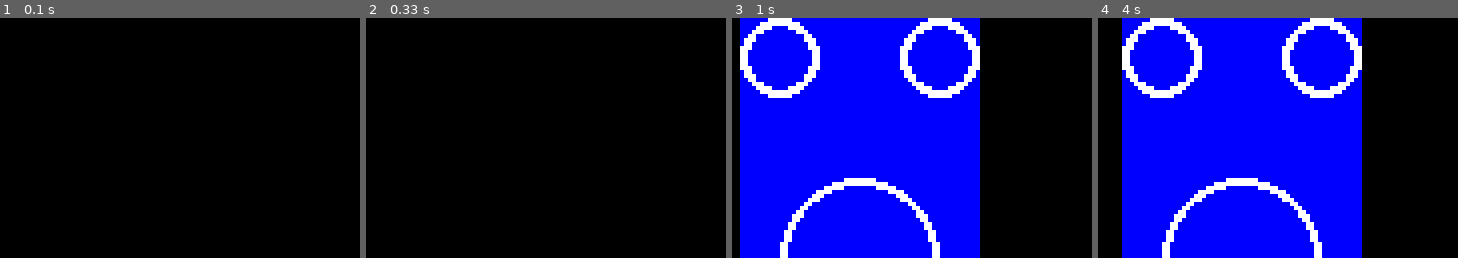
Above: before the commit, frames 1-4 (left to right).
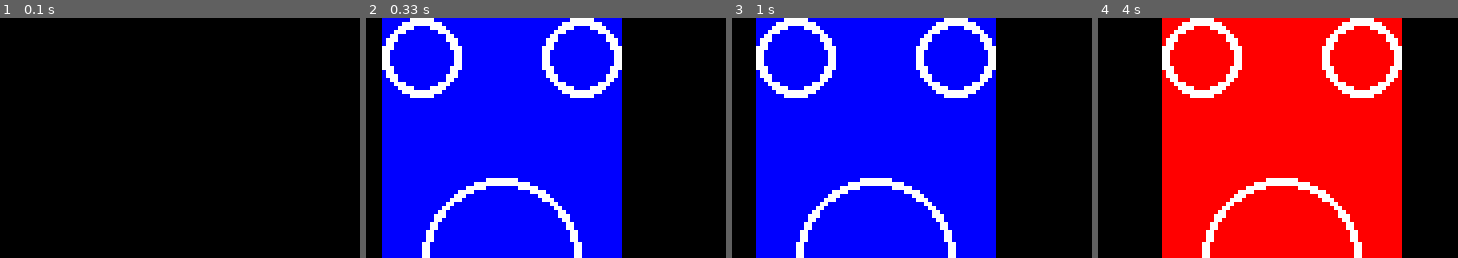
Above: after the commit, the same moments.

Repository: sjbrown/writing_games_tutorial
Game: pygame game, started from book_chapter3.example01.py
Same seed, same stepped clock (60 frames per second), same inputs: the game is played once before the commit and once after it.
Inputs (mouse positions are in pixels of both pictures, inside the frame that each line leads up to):
- Up to frame 1 (0.1 s): no input
- Up to frame 2 (0.33 s): no input
- Up to frame 3 (1 s): click (outside the picture) at 0.97 s
- Up to frame 4 (4 s): click (1281, 138) at 3.27 s

Frame 1 is identical in both runs. In frame 2, 67% of the frame differs, in the area x 4-72%, y 0-100%; in frame 3, 19%; in frame 4, 77%, in the area x 6-85%, y 0-100%.

Commit message:
split ch1 into 2 separate chapters, networking should be in ch3

Diff:
--- a/book_chapter1.txt
+++ b/book_chapter1.txt
@@ -377,61 +377,3 @@
 Model code "cleaner" by decoupling it from the view and the controller, and
 I contend, more readable code.
 ]
-
-Ok, now lets look at what will happen when we add some networking code.
-We're writing a multiplayer game after all.
-
-Imagine this was a 2-player game, opponents are connected to each other over
-the internet, and when your opponent has a higher score than you, it makes
-your monkey move faster.
-
-It might look something like this:
-
-----
-
-def handle_events(clock):
-    monkeys = []
-    for sprite in sprites:
-        if isinstance(sprite, Monkey):
-            monkeys.append(sprite)
-
-    for event in pygame.event.get():
-        if event.type == c.QUIT:
-            return False
-        elif event.type == c.MOUSEBUTTONDOWN:
-            for monkey in monkeys:
-                monkey.attempt_punch(event.pos)
-
-    opponentScore = get_opponent_score()
-    difference = opponentScore - score
-    if difference > 0:
-        multiplier = 1.0 + difference/10.0
-    else:
-        multiplier = 1.0
-    for monkey in monkeys:
-        monkey.adjust_speed(multiplier)
-
-    clock.tick(60) # aim for 60 frames per second
-    for sprite in sprites:
-        sprite.update()
-
-    return True
-
-----
-
-This won't work.  An important fact to understand about sending and receiving
-information over the network is that the network is slow. (Even "high speed"
-networks still experience latency) Our screen won't be
-redrawn every 1/60th of a second if it takes get_opponent_score() 2 seconds to
-make a connection and pull down an integer from a remote host.
-
-As proof, try to run this example with the networking functions simulated by
-a sleep() of between 0 and 1 seconds.
-
-----
-----
-
-As you can see, the monkey randomly jerks his way across the screen.  Bad monkey.
-
-What do we do about these two opposing needs?  The display needs to be updated
-many times per second, but networking calls can take seconds to return.
--- a/book_chapter1.example02.py
+++ b/book_chapter3.example01.py
@@ -17,6 +17,7 @@
 class Monkey(pygame.sprite.Sprite):
     def __init__(self):
         self.stunTimeout = None
+        self.origVelocity = 2
         self.velocity = 2
         super(Monkey, self).__init__()
         self.image = pygame.Surface((60,60))
@@ -44,6 +45,12 @@
             score += 1
             self.render(red)
 
+    def adjust_speed(self, multiplier):
+        if self.velocity > 0:
+            self.velocity = multiplier * self.origVelocity
+        if self.velocity < 0:
+            self.velocity = multiplier * -self.origVelocity
+
     def update(self):
         if self.stunTimeout:
             # If stunned, the monkey doesn't move
@@ -54,10 +61,9 @@
             # Move the monkey
             self.rect.x += self.velocity
             # Don't let the monkey run past the edge of the viewable area
-            if self.rect.right > screenDimensions.right:
-                self.velocity = -2
-            elif self.rect.left < screenDimensions.left:
-                self.velocity = 2
+            if (self.rect.right > screenDimensions.right or
+                self.rect.left < screenDimensions.left):
+                self.velocity = -self.velocity
 
 
 def init():
@@ -70,30 +76,35 @@
 
     return (clock, displayImg)
 
-def network_get_events():
+def get_opponent_score():
     time.sleep(random.random())
-    return []
-
-def network_send_events():
-    time.sleep(random.random())
+    return score # just for pretend
 
 def handle_events(clock):
+    monkeys = []
+    for sprite in sprites:
+        if isinstance(sprite, Monkey):
+            monkeys.append(sprite)
+
     for event in pygame.event.get():
         if event.type == c.QUIT:
             return False
         elif event.type == c.MOUSEBUTTONDOWN:
-            for sprite in sprites:
-                if isinstance(sprite, Monkey):
-                    sprite.attempt_punch(event.pos)
+            for monkey in monkeys:
+                monkey.attempt_punch(event.pos)
 
-    for event in network_get_events():
-        pass # TODO: actually do something here
+    opponentScore = get_opponent_score()
+    difference = opponentScore - score
+    if difference > 0:
+        multiplier = 1.0 + difference/10.0
+    else:
+        multiplier = 1.0
+    for monkey in monkeys:
+        monkey.adjust_speed(multiplier)
 
     clock.tick(60) # aim for 60 frames per second
     for sprite in sprites:
         sprite.update()
-
-    network_send_events()
 
     return True
 
--- /dev/null
+++ b/book_chapter3.txt
@@ -0,0 +1,57 @@
+Ok, now lets look at what will happen when we add some networking code.
+We're writing a multiplayer game after all.
+
+Imagine this was a 2-player game, opponents are connected to each other over
+the internet, and when your opponent has a higher score than you, it makes
+your monkey move faster.
+
+It might look something like this:
+
+----
+
+def handle_events(clock):
+    monkeys = []
+    for sprite in sprites:
+        if isinstance(sprite, Monkey):
+            monkeys.append(sprite)
+
+    for event in pygame.event.get():
+        if event.type == c.QUIT:
+            return False
+        elif event.type == c.MOUSEBUTTONDOWN:
+            for monkey in monkeys:
+                monkey.attempt_punch(event.pos)
+
+    opponentScore = get_opponent_score()
+    difference = opponentScore - score
+    if difference > 0:
+        multiplier = 1.0 + difference/10.0
+    else:
+        multiplier = 1.0
+    for monkey in monkeys:
+        monkey.adjust_speed(multiplier)
+
+    clock.tick(60) # aim for 60 frames per second
+    for sprite in sprites:
+        sprite.update()
+
+    return True
+
+----
+
+This won't work.  An important fact to understand about sending and receiving
+information over the network is that the network is slow. (Even "high speed"
+networks still experience latency) Our screen won't be
+redrawn every 1/60th of a second if it takes get_opponent_score() 2 seconds to
+make a connection and pull down an integer from a remote host.
+
+As proof, try to run this example with the networking functions simulated by
+a sleep() of between 0 and 1 seconds.
+
+----
+----
+
+As you can see, the monkey randomly jerks his way across the screen.  Bad monkey.
+
+What do we do about these two opposing needs?  The display needs to be updated
+many times per second, but networking calls can take seconds to return.
